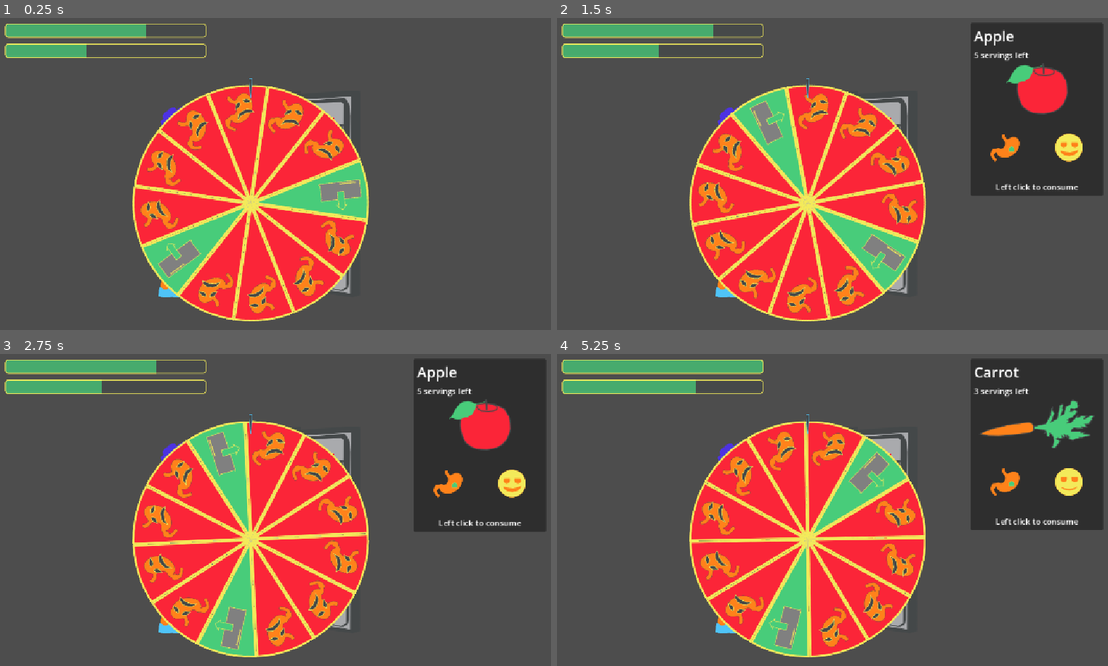
Above: before the commit, frames 1-4 (two rows, left to right).
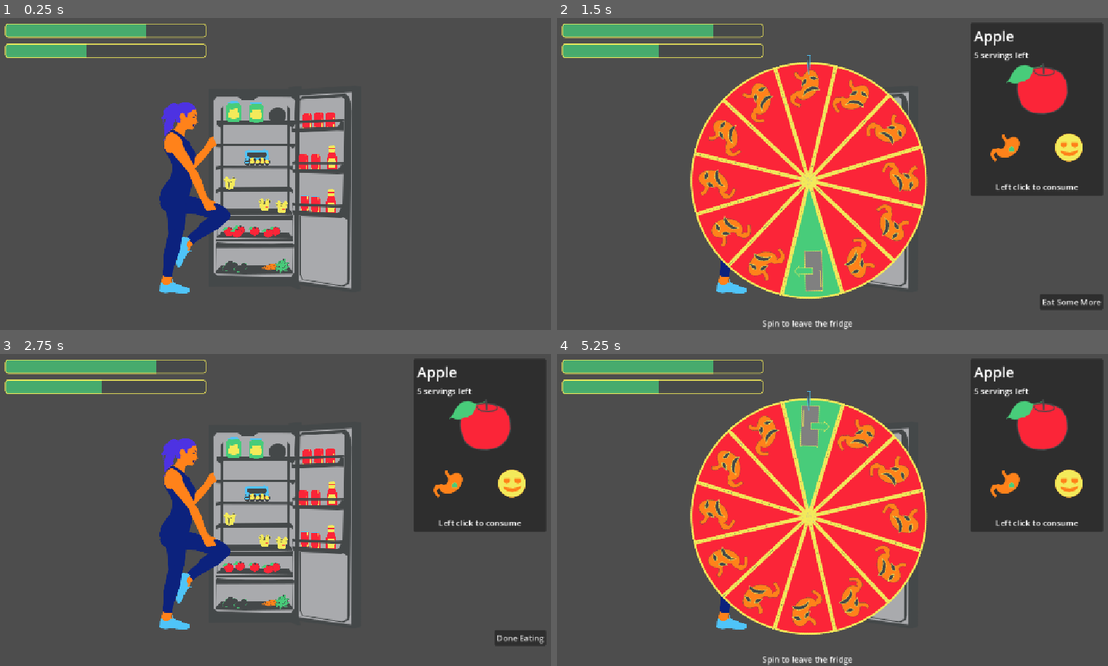
Above: after the commit, the same moments.

Repository: local-minimum/The-Vicious-Cycle
Game: Godot game, scene res://levels/eating/eating.tscn
Two runs of this game, one before a commit and one after it. Both use one fixed random seed, a clock stepped at 60 frames per second and the inputs below. This scene is started directly instead of the project's main scene.
Inputs (mouse positions are in pixels of both pictures, inside the frame that each line leads up to):
- Up to frame 1 (0.25 s): no input
- Up to frame 2 (1.5 s): move the mouse to (810, 233) at 0.52 s; hold D (pedal_right) 0.53-1.25 s; click (810, 233) at 0.67 s; click (1074, 301) at 1.25 s, where only the run after the commit has a clickable "Done Eating"
- Up to frame 3 (2.75 s): click (512, 637) at 2 s, where only the run after the commit has a clickable "Eat Some More"
- Up to frame 4 (5.25 s): click (1074, 637) at 2.75 s, where only the run after the commit has a clickable "Done Eating"; tap Enter at 3.5, 4.25, 5 s; move the mouse to (788, 606) at 3.52 s; hold A (pedal_left) 3.53-4.28 s; click (788, 606) at 3.67 s; move the mouse to (815, 497) at 4.27 s; hold D (pedal_right) from 4.28 s (still down); click (815, 497) at 4.42 s; move the mouse to (832, 606) at 5.02 s; click (832, 606) at 5.17 s

The runs differ from the first frame. In frame 1, 25% of the frame differs, in the area x 24-68%, y 19-98%; in frame 2, 22%; in frame 3, 26%, in the area x 24-99%, y 19-98%; in frame 4, 23%.

Commit message:
Eating exit wheel interactions

Diff:
--- a/autoload/signal_bus.gd
+++ b/autoload/signal_bus.gd
@@ -10,4 +10,5 @@
 signal on_inspect_food(food: Food2D, servings: int, on_eat: Callable)
 signal on_stop_inspect_food()
 signal on_eat(food: Food2D)
-signal on_complete_spin(success: bool)
+signal on_start_spin()
+signal on_complete_spin(success: bool, can_spin_more: bool)
--- /dev/null
+++ b/levels/eating/eating.gd
@@ -0,0 +1,77 @@
+extends Node2D
+
+@export var fridge: Fridge
+@export var wheel_mouse_stopper: Control
+@export var wheel_base: Node2D
+@export var wheel_moving_ui_base: Control
+@export var wheel: SpinWheel
+@export var show_wheel_btn: Button
+@export var hide_wheel_btn: Button
+@export var exit_fridge_btn: Button
+
+var good_slices: int = 0
+
+func _enter_tree() -> void:
+    if __SignalBus.on_eat.connect(_handle_eat) != OK:
+        push_error("Failed to connect handle eat")
+
+    if __SignalBus.on_complete_spin.connect(_handle_complete_spin) != OK:
+        push_error("Failed to connect complete spin")
+
+    if __SignalBus.on_start_spin.connect(_handle_start_spin) != OK:
+        push_error("Failed to connect start spin")
+
+    if show_wheel_btn.pressed.connect(_handle_show_wheel) != OK:
+        push_error("Failed to connect show wheel")
+
+    if hide_wheel_btn.pressed.connect(_handle_hide_wheel) != OK:
+        push_error("Failed to connect hide wheel")
+
+    if exit_fridge_btn.pressed.connect(_handle_exit_scene) != OK:
+        push_error("Failed to connect exit fridge")
+
+func _ready() -> void:
+    exit_fridge_btn.visible = fridge.is_empty()
+    show_wheel_btn.visible =  good_slices > 0
+    _handle_hide_wheel()
+
+func _handle_eat(food: Food2D) -> void:
+    if fridge.is_empty():
+        exit_fridge_btn.visible = true
+        show_wheel_btn.visible = false
+        return
+
+    good_slices += ceili(food.calories / 5.0)
+    show_wheel_btn.visible = good_slices > 0
+
+func _handle_show_wheel() -> void:
+    wheel_mouse_stopper.visible = true
+    wheel_base.visible = true
+    wheel_moving_ui_base.visible = true
+    show_wheel_btn.visible = false
+    hide_wheel_btn.visible = true
+    wheel.create_wheel(good_slices)
+
+func _handle_hide_wheel() -> void:
+    hide_wheel_btn.visible = false
+    wheel_base.visible = false
+    wheel_mouse_stopper.visible = false
+    wheel_moving_ui_base.visible = false
+
+    if good_slices > 0:
+        show_wheel_btn.visible = true
+
+func _handle_exit_scene(_success: bool = false) -> void:
+    push_warning("Not implemented scene switching")
+
+func _handle_start_spin() -> void:
+    hide_wheel_btn.visible = false
+
+func _handle_complete_spin(success: bool, can_spin_more: bool) -> void:
+    if success:
+        _handle_exit_scene(true)
+        return
+
+    good_slices = maxi(good_slices - 1, 0)
+    if !can_spin_more:
+        _handle_hide_wheel()
--- a/levels/eating/eating.tscn
+++ b/levels/eating/eating.tscn
@@ -1,6 +1,7 @@
 [gd_scene format=3 uid="uid://djg7mutkmt6py"]
 
 [ext_resource type="PackedScene" uid="uid://b7bjig5vixkig" path="res://levels/eating/fridge.tscn" id="1_e73j3"]
+[ext_resource type="Script" uid="uid://dkhkm0rqkuv0u" path="res://levels/eating/eating.gd" id="1_t18ug"]
 [ext_resource type="Texture2D" uid="uid://b0tb3iardvdpa" path="res://character/head.png" id="2_14ci6"]
 [ext_resource type="Texture2D" uid="uid://c7ys8w0oqirge" path="res://character/back_leg_upper.png" id="3_pdp1v"]
 [ext_resource type="Texture2D" uid="uid://w1tbv4elpkbd" path="res://character/front_leg_lower.png" id="4_hiobt"]
@@ -14,6 +15,7 @@
 [ext_resource type="Texture2D" uid="uid://dmmlrwgiy2b7i" path="res://character/front_arm_upper.png" id="12_hlt2s"]
 [ext_resource type="Texture2D" uid="uid://bcbkn24ti3u0r" path="res://character/front_arm_lower.png" id="13_i6qjo"]
 [ext_resource type="Texture2D" uid="uid://d4cf60262u2rm" path="res://character/front_hand.png" id="14_t18ug"]
+[ext_resource type="Script" uid="uid://crpdcptrhwytd" path="res://levels/eating/exit_wheel.gd" id="15_i6qjo"]
 [ext_resource type="PackedScene" uid="uid://d0oqx6or8yx02" path="res://ui/ui.tscn" id="15_lyxv6"]
 [ext_resource type="PackedScene" uid="uid://b2q7njpc61pf3" path="res://levels/eating/spinwheel/wheel.tscn" id="16_i4lgw"]
 [ext_resource type="Texture2D" uid="uid://m1xhmqph3buj" path="res://levels/eating/spinwheel/pointer.png" id="17_hlt2s"]
@@ -21,7 +23,16 @@
 [sub_resource type="CircleShape2D" id="CircleShape2D_kjfgv"]
 radius = 2.236068
 
-[node name="Node2D" type="Node2D" unique_id=128111494]
+[node name="Eating" type="Node2D" unique_id=128111494 node_paths=PackedStringArray("fridge", "wheel_mouse_stopper", "wheel_base", "wheel_moving_ui_base", "wheel", "show_wheel_btn", "hide_wheel_btn", "exit_fridge_btn")]
+script = ExtResource("1_t18ug")
+fridge = NodePath("Fridge")
+wheel_mouse_stopper = NodePath("SpinUI/Mouse Stopper")
+wheel_base = NodePath("Exit Wheel")
+wheel_moving_ui_base = NodePath("SpinUI/Wheel Label")
+wheel = NodePath("Exit Wheel/Wheel")
+show_wheel_btn = NodePath("SpinUI/MarginContainer/Show Wheel Btn")
+hide_wheel_btn = NodePath("SpinUI/MarginContainer/Eat More Btn")
+exit_fridge_btn = NodePath("SpinUI/MarginContainer/Leave Btn")
 
 [node name="Fridge" parent="." unique_id=56752052 instance=ExtResource("1_e73j3")]
 position = Vector2(595, 370)
@@ -103,13 +114,10 @@
 rotation = -0.2940038
 texture = ExtResource("14_t18ug")
 
-[node name="Camera2D" type="Camera2D" parent="." unique_id=2070499535]
-position = Vector2(578, 316)
-
-[node name="UI" parent="." unique_id=355930785 instance=ExtResource("15_lyxv6")]
-
-[node name="Exit Wheel" type="Node2D" parent="." unique_id=1159522396]
-position = Vector2(529, 389)
+[node name="Exit Wheel" type="Node2D" parent="." unique_id=1159522396 node_paths=PackedStringArray("wheel")]
+position = Vector2(529, 353)
+script = ExtResource("15_i6qjo")
+wheel = NodePath("Wheel")
 
 [node name="Wheel" parent="Exit Wheel" unique_id=1120826367 instance=ExtResource("16_i4lgw")]
 
@@ -126,4 +134,67 @@
 [node name="CollisionShape2D" type="CollisionShape2D" parent="Exit Wheel/Pointer/Pointer Area" unique_id=1078210312]
 shape = SubResource("CircleShape2D_kjfgv")
 
+[node name="UI" parent="." unique_id=355930785 instance=ExtResource("15_lyxv6")]
+
+[node name="Camera2D" type="Camera2D" parent="." unique_id=2070499535]
+position = Vector2(576, 325)
+
+[node name="SpinUI" type="CanvasLayer" parent="." unique_id=1557377903]
+
+[node name="Mouse Stopper" type="Control" parent="SpinUI" unique_id=913691789]
+layout_mode = 3
+anchors_preset = 15
+anchor_right = 1.0
+anchor_bottom = 1.0
+grow_horizontal = 2
+grow_vertical = 2
+
+[node name="Wheel Label" type="Label" parent="SpinUI" unique_id=293736475]
+anchors_preset = 7
+anchor_left = 0.5
+anchor_top = 1.0
+anchor_right = 0.5
+anchor_bottom = 1.0
+offset_left = -139.0
+offset_top = -25.0
+offset_right = 39.0
+offset_bottom = -2.0
+grow_horizontal = 2
+grow_vertical = 0
+text = "Spin to leave the fridge"
+horizontal_alignment = 1
+
+[node name="MarginContainer" type="MarginContainer" parent="SpinUI" unique_id=687508401]
+anchors_preset = 15
+anchor_right = 1.0
+anchor_bottom = 1.0
+grow_horizontal = 2
+grow_vertical = 2
+size_flags_horizontal = 3
+size_flags_vertical = 3
+mouse_filter = 2
+theme_override_constants/margin_left = 40
+theme_override_constants/margin_top = 40
+theme_override_constants/margin_right = 40
+theme_override_constants/margin_bottom = 40
+
+[node name="Show Wheel Btn" type="Button" parent="SpinUI/MarginContainer" unique_id=1862110250]
+layout_mode = 2
+size_flags_horizontal = 8
+size_flags_vertical = 8
+text = "Done Eating"
+
+[node name="Eat More Btn" type="Button" parent="SpinUI/MarginContainer" unique_id=647984293]
+layout_mode = 2
+size_flags_horizontal = 8
+size_flags_vertical = 8
+text = "Eat Some More"
+
+[node name="Leave Btn" type="Button" parent="SpinUI/MarginContainer" unique_id=767440179]
+layout_mode = 2
+size_flags_horizontal = 8
+size_flags_vertical = 8
+text = "Leave"
+
 [connection signal="area_entered" from="Exit Wheel/Pointer/Pointer Area" to="Exit Wheel/Wheel" method="_on_pointer_area_area_entered"]
+[connection signal="gui_input" from="SpinUI/Mouse Stopper" to="Exit Wheel" method="_on_mouse_stopper_gui_input"]
--- /dev/null
+++ b/levels/eating/exit_wheel.gd
@@ -0,0 +1,10 @@
+extends Node2D
+
+@export var wheel: SpinWheel
+
+func _on_mouse_stopper_gui_input(event: InputEvent) -> void:
+    if event is InputEventMouseButton && !event.is_echo() && (event as InputEventMouseButton).button_index == MOUSE_BUTTON_LEFT:
+        if event.is_pressed():
+            wheel.spin()
+        elif event.is_released():
+            wheel.release_spin()
--- a/levels/eating/food_group.gd
+++ b/levels/eating/food_group.gd
@@ -4,6 +4,10 @@
 @export var pieces: Array[Node2D]
 @export var food: Food2D
 @export var click_to_eat: bool = true
+
+var exhausted: bool:
+    get():
+        return pieces.is_empty()
 
 static var _focus_food: FoodGroup
 var _clicked_focus: bool
--- /dev/null
+++ b/levels/eating/fridge.gd
@@ -0,0 +1,11 @@
+extends Node2D
+class_name Fridge
+
+@export var _stock: Array[FoodGroup]
+
+func is_empty() -> bool:
+    for group: FoodGroup in _stock:
+        if !group.exhausted:
+            return false
+
+    return true
--- a/levels/eating/fridge.tscn
+++ b/levels/eating/fridge.tscn
@@ -1,5 +1,6 @@
 [gd_scene format=3 uid="uid://b7bjig5vixkig"]
 
+[ext_resource type="Script" uid="uid://bpe2deqftvujb" path="res://levels/eating/fridge.gd" id="1_kg70y"]
 [ext_resource type="Texture2D" uid="uid://bsr6cbawhm758" path="res://levels/eating/fridge_bg.png" id="1_rxtpx"]
 [ext_resource type="Texture2D" uid="uid://bwaer1tcpcqd6" path="res://levels/eating/shelf1.png" id="2_m1ufg"]
 [ext_resource type="Texture2D" uid="uid://cj7cf6kafmo2p" path="res://levels/eating/shelf2.png" id="3_cltrd"]
@@ -119,7 +120,9 @@
 [sub_resource type="RectangleShape2D" id="RectangleShape2D_nrsi1"]
 size = Vector2(28.5, 53.625)
 
-[node name="Fridge" type="Node2D" unique_id=56752052]
+[node name="Fridge" type="Node2D" unique_id=56752052 node_paths=PackedStringArray("_stock")]
+script = ExtResource("1_kg70y")
+_stock = [NodePath("Apple Shelf"), NodePath("Avocados"), NodePath("Eggs"), NodePath("Carrots"), NodePath("Take Away"), NodePath("Jar of Pickles"), NodePath("Soda Cans"), NodePath("Bottle of Ketchup")]
 
 [node name="Fridge Back" type="Sprite2D" parent="." unique_id=1194173356]
 texture = ExtResource("1_rxtpx")
--- a/levels/eating/spinwheel/wheel.gd
+++ b/levels/eating/spinwheel/wheel.gd
@@ -1,4 +1,5 @@
 extends Node2D
+class_name SpinWheel
 
 @export var good_slice: PackedScene
 @export var bad_slice: PackedScene
@@ -11,26 +12,21 @@
 
 var _good_areas: Array[Area2D]
 var _bad_areas: Array[Area2D]
-var _good_slice: Node2D
+var _good_slices: Array[Node2D]
 
-func _ready() -> void:
-    _create_wheel()
-    spin()
-    release_spin()
-
-func _create_wheel(good_slices: int = 2) -> void:
+func create_wheel(good_slices: int = 2) -> void:
     for child in get_children():
         child.queue_free()
 
     var pieces: Array[Node2D]
     var slices: int = roundi(360 / SLICE_DEGREES)
-    _good_slice = null
+    _good_slices.clear()
 
     for idx: int in slices:
         var is_good: bool = idx < good_slices
         var n: Node2D = good_slice.instantiate() if is_good else bad_slice.instantiate()
-        if idx == 0 && is_good:
-            _good_slice = n
+        if is_good:
+            _good_slices.append(n)
 
         var area: Area2D = n.find_children("", "Area2D")[0]
         if is_good:
@@ -65,6 +61,7 @@
     if _phase != Phase.UNSPUN:
         return
 
+    __SignalBus.on_start_spin.emit()
     _phase = Phase.SPIN
     _held = true
     _angular_velocity = 0.0
@@ -106,11 +103,11 @@
     _angular_velocity = 0.0
     _phase = Phase.STOPPED
     if over_good:
-        __SignalBus.on_complete_spin.emit(true)
-    elif _good_slice != null:
-
+        __SignalBus.on_complete_spin.emit(true, false)
+    elif !_good_slices.is_empty():
+        var good = _good_slices.pop_front()
         await get_tree().create_timer(0.5).timeout
-        var a = _good_slice.rotation
+        var a = good.rotation
 
         var n: Node2D = bad_slice.instantiate()
         add_child(n)
@@ -128,8 +125,11 @@
         await get_tree().create_timer(0.1).timeout
 
         n.visible = true
-        _good_slice.queue_free()
+        good.queue_free()
 
-        __SignalBus.on_complete_spin.emit(false)
+        if !_good_slices.is_empty():
+            _phase = Phase.UNSPUN
+
+        __SignalBus.on_complete_spin.emit(false, _phase == Phase.UNSPUN)
     else:
-        __SignalBus.on_complete_spin.emit(false)
+        __SignalBus.on_complete_spin.emit(false, false)
--- a/levels/eating/spinwheel/wheel.tscn
+++ b/levels/eating/spinwheel/wheel.tscn
@@ -8,3 +8,4 @@
 script = ExtResource("1_2tcu0")
 good_slice = ExtResource("1_446sv")
 bad_slice = ExtResource("2_3gfn1")
+decay_spin = 0.6
Not shown, added: levels/eating/eating.gd.uid
Not shown, added: levels/eating/exit_wheel.gd.uid
Not shown, added: levels/eating/fridge.gd.uid
